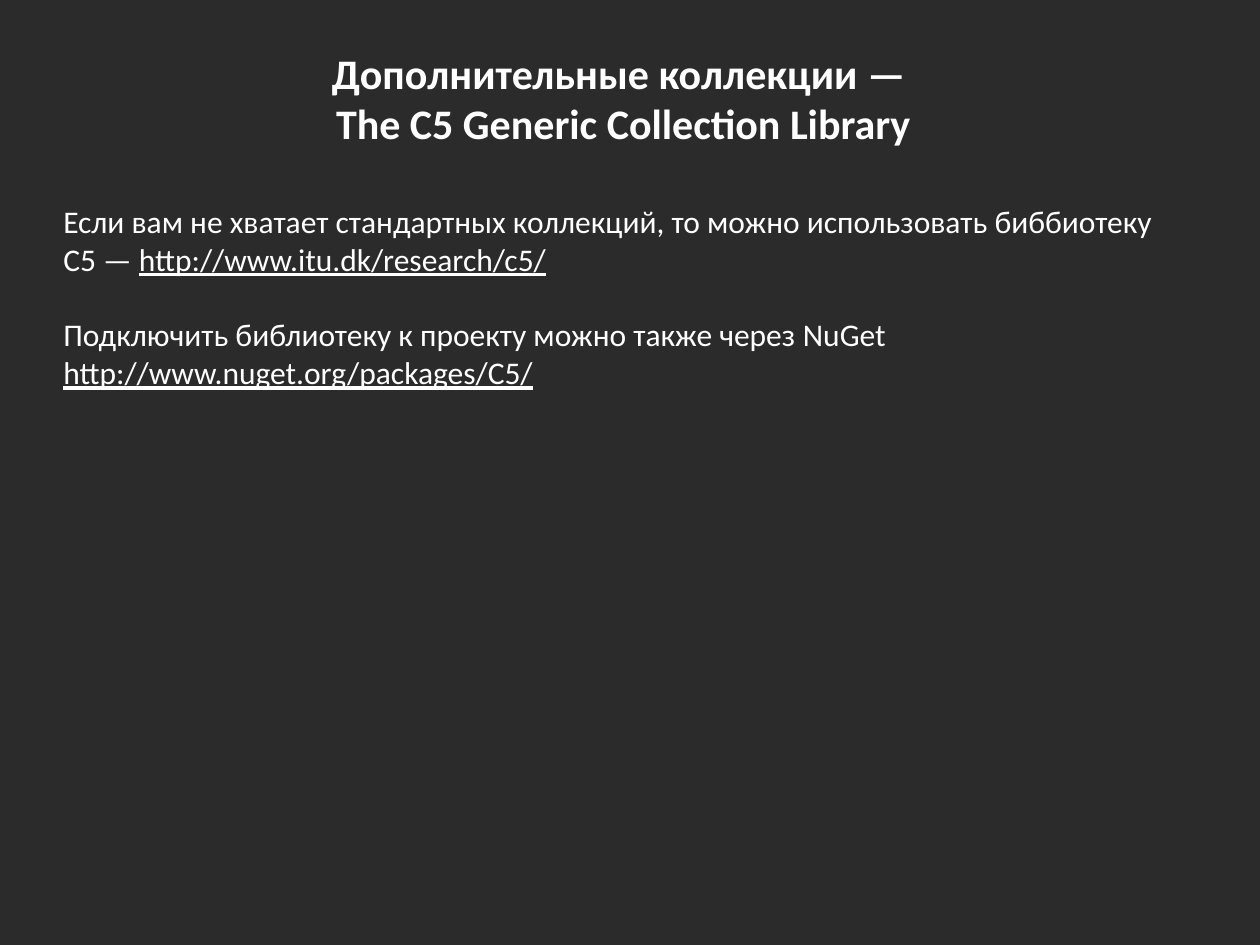
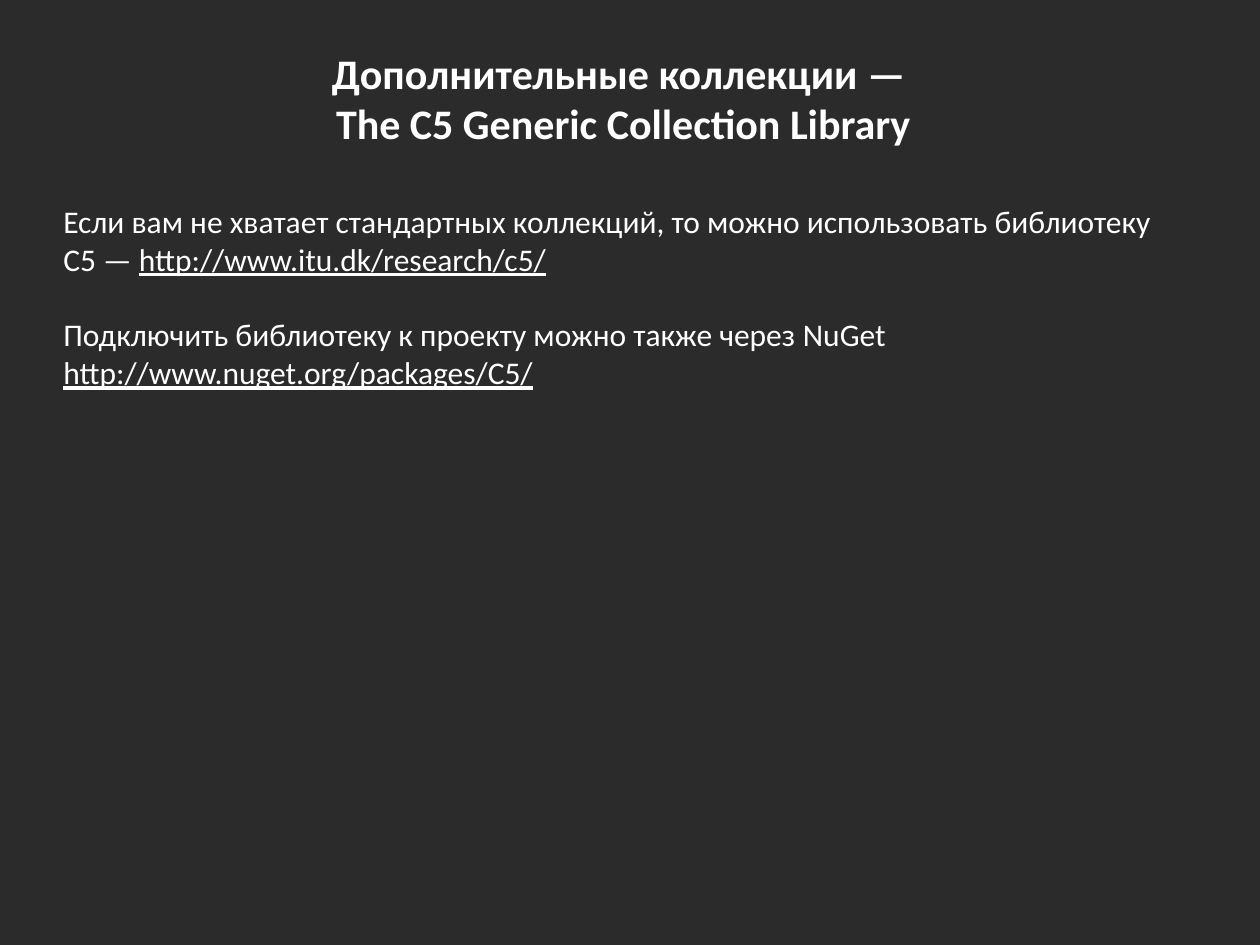
Before and after one commit to bazile/Training, a slide deck: slide 26 of Presentation/lesson-02-oop.pptx (slide 25 before the commit). Drawn at 1260x945 pixels with LibreOffice and Linux fonts; fonts in the diff are those of the drawing; background and template pictures are left out; a plain dark background stands for a picture behind light text. Boxes give left, top, right and bottom in pixels: in the first picture for what was removed or moved away, otherwise in the second. Text is boxed around its words. In the diff, an @@ line names an element or a change of style, - is before the commit and + after.

Commit message:
Updated c# presentations

```diff
--- a/Presentation/lesson-02-oop.pptx
+++ b/Presentation/lesson-02-oop.pptx
@@ text at [63,211,1151,276]: text changed @@
-Если вам не хватает стандартных коллекций, то можно использовать биббиотеку C5 — http://www.itu.dk/research/c5/
+Если вам не хватает стандартных коллекций, то можно использовать библиотеку C5 — http://www.itu.dk/research/c5/
```
Also in this commit, not shown: 1 slide added, 4 other files.
